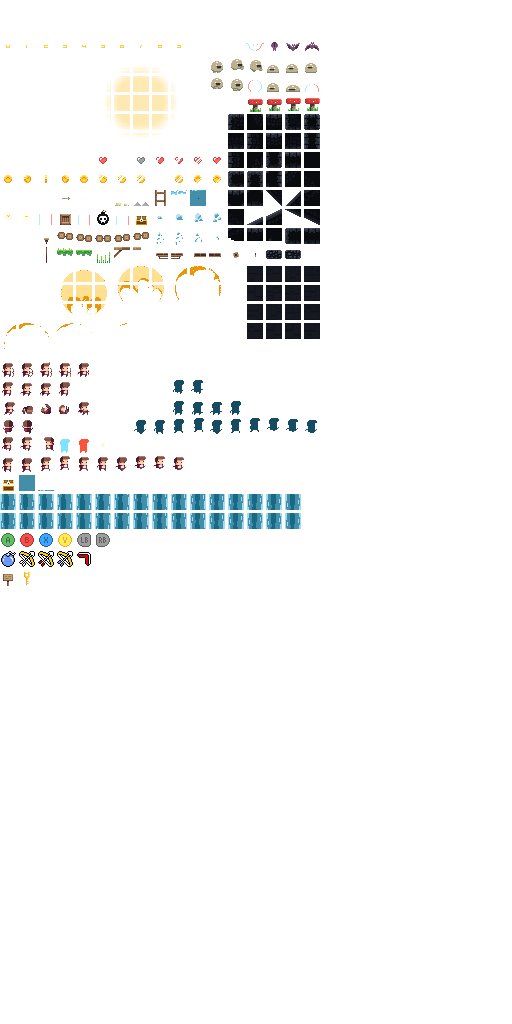
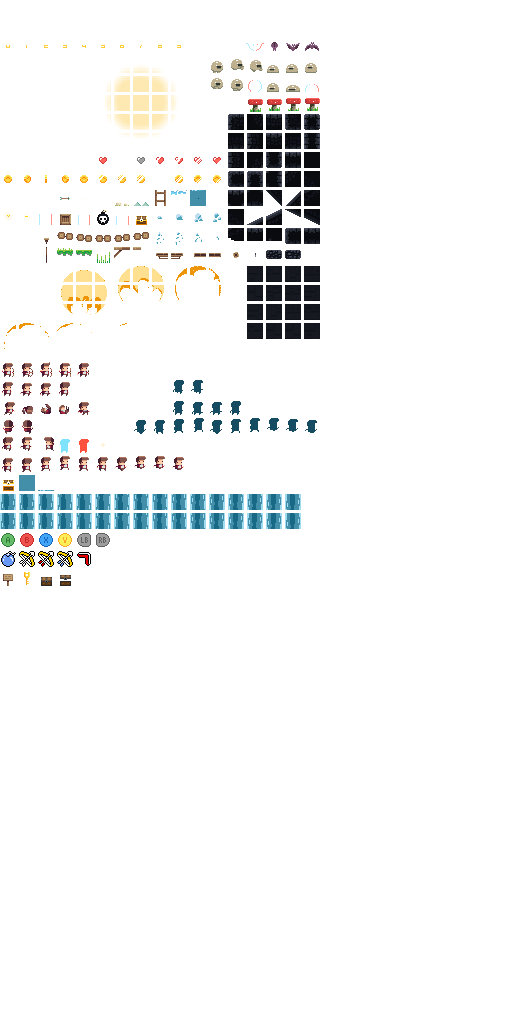
Comparing the layer stacks of the two 512x1024 images. Changes:
removed group "Tiled Pieces" (214 layers) over [41, 197, 149, 586]
removed group "Menu Buttons" (1st of 2, in "Tiled Pieces") (8 layers) from group "Tiled Pieces" over [41, 197, 149, 585]
removed group "Objects" (41 layers) from group "Tiled Pieces" over [41, 197, 149, 586]
removed group "Bow" (2nd of 2, in "Tiled Pieces" › "Objects") (4 layers) from group "Objects" over [61, 197, 82, 200]
removed group "Bows" (2 layers) from group "Bow" over [61, 197, 82, 200]
renamed "2" to "Layer 1", moved it out of group "Bows", painted on it over [41, 197, 149, 586]
removed layer "1" (15th of 23, in "Tiled Pieces" › "Objects" › "Bow" › "Bows") from group "Bows" over [61, 197, 70, 200]
removed group "Decoration" (40 layers) from group "Tiled Pieces" over [60, 197, 149, 206]
removed layer "Spike" from group "Decoration" over [134, 202, 149, 206]
